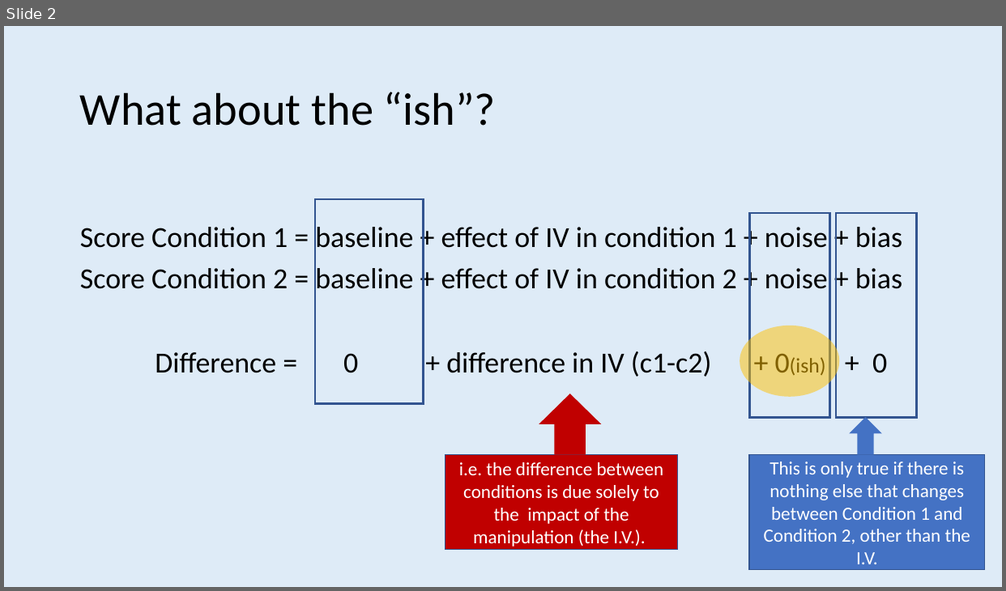
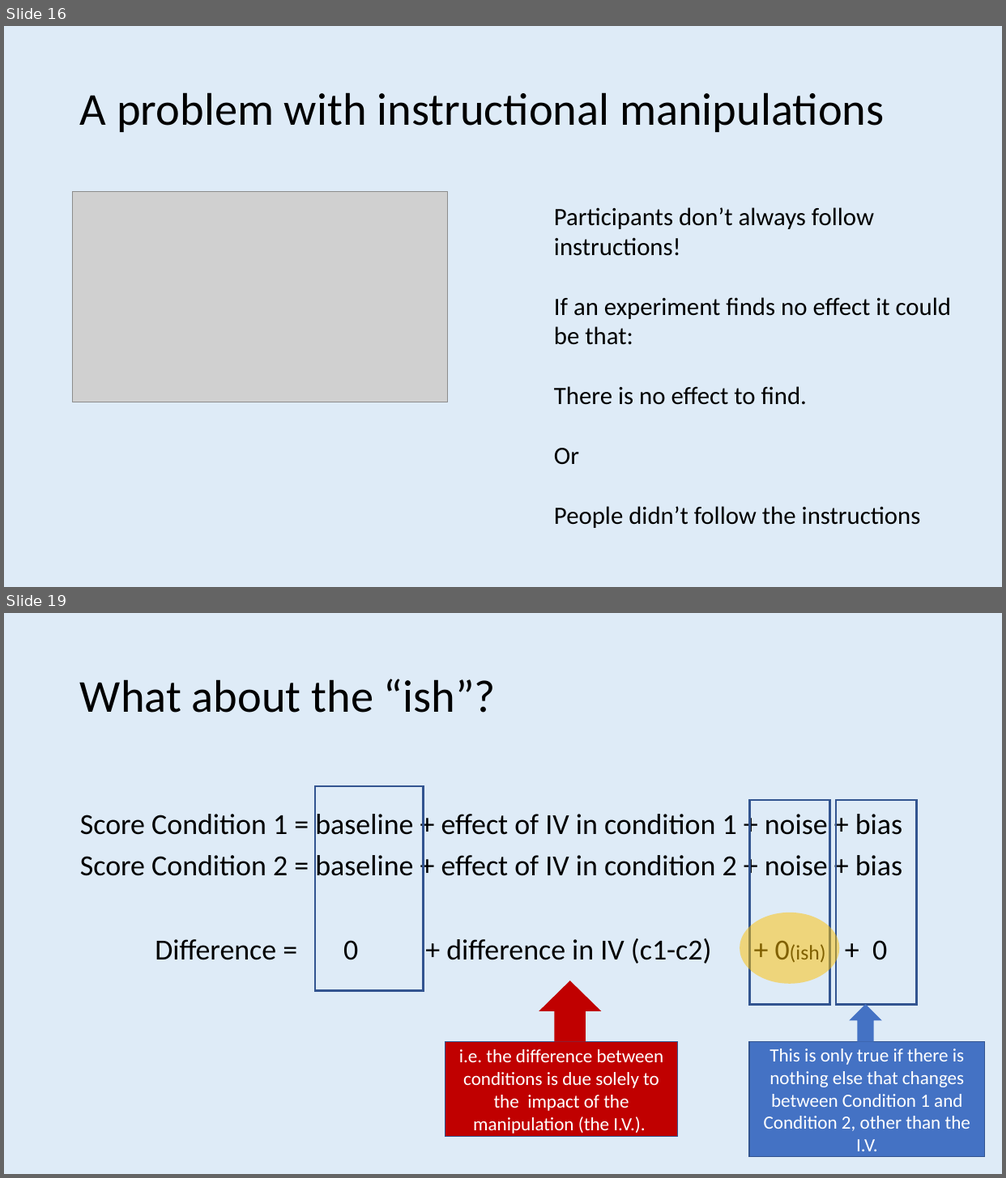
Before and after one commit to ajwills72/rmhealth-found, a slide deck: docs/lecture_4.pptx. Shown one above the other, each under a label of ours: slide 2 before the commit, slides 16 and 19 after it; the slides between them are not shown. The pictures are 1006x591 and 1006x1178 pixels, drawn with LibreOffice and Linux fonts; fonts in the diff are those of the drawing; grey boxes stand for pictures. Boxes give left, top, right and bottom in pixels: in the first picture for what was removed or moved away, otherwise in the second. Text is boxed around its words. In the diff, an @@ line names an element or a change of style, - is before the commit and + after.

```diff
--- a/docs/lecture_4.pptx
+++ b/docs/lecture_4.pptx
@@ slide 16 added at <box>4,26,1002,587</box>, background #DEEBF7 @@
@@ title added at <box>80,92,884,132</box>, 44 pt, text #000000 @@
+A problem with instructional manipulations
@@ picture added at <box>73,191,448,403</box> @@
@@ text added at <box>554,207,951,528</box>, 24 pt, text #000000 @@
+Participants don’t always follow instructions!
+If an experiment finds no effect it could be that:
+There is no effect to find.
+Or
+People didn’t follow the instructions
@@ what was slide 2 is now slide 19 @@
```
Also in this commit, not shown: 17 other slides added, 9 slides removed.
